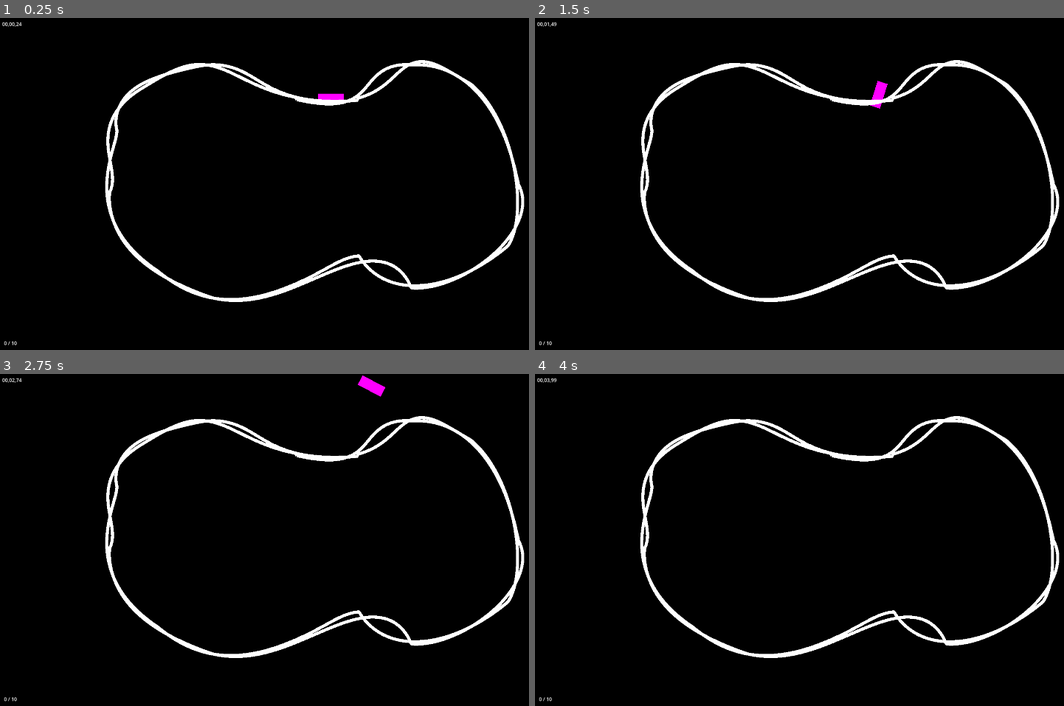
Above: before the commit, frames 1-4 (two rows, left to right).
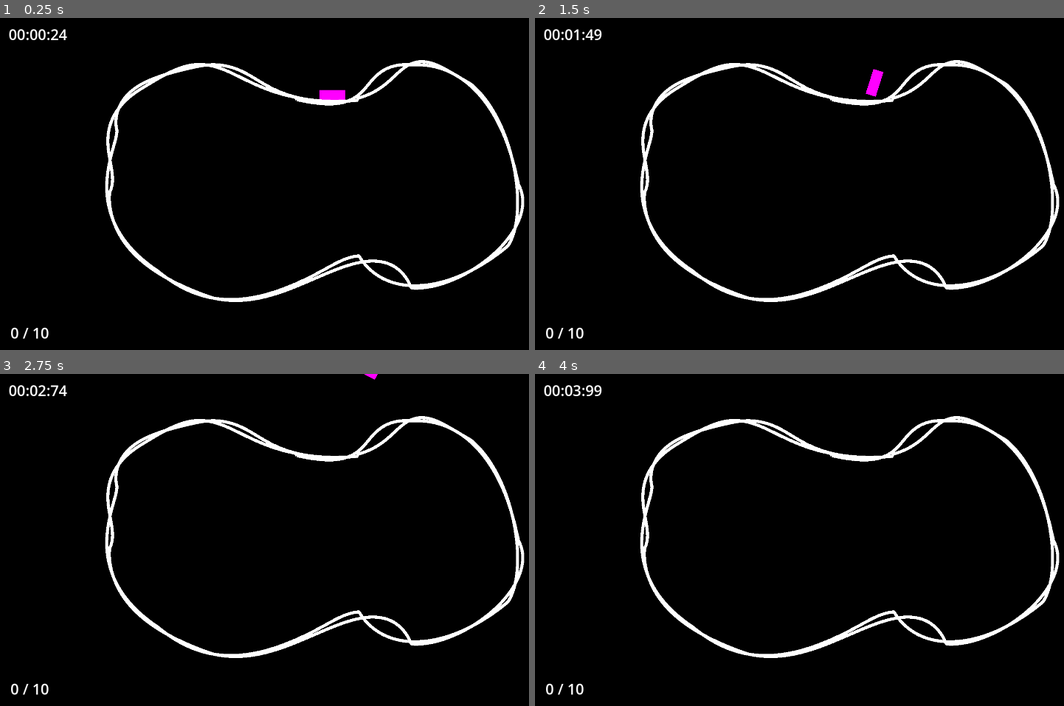
Above: after the commit, the same moments.

Repository: Timjb4235/three-brothers
Game: Godot game, scene res://scenes/main.tscn
Same seed, same stepped clock (60 frames per second), same inputs: the game is played once before the commit and once after it.
Inputs:
- Up to frame 1 (0.25 s): no input
- Up to frame 2 (1.5 s): hold Right (right) 0.53-1.28 s; hold Down (down) from 1.28 s (still down)
- Up to frame 3 (2.75 s): release Down (down) at 2.03 s; hold Right (right) from 2.03 s (still down)
- Up to frame 4 (4 s): release Right (right) at 2.78 s; hold Up (up) 2.78-3.53 s; hold A (left) from 3.53 s (still down)

The runs differ from the first frame. In frame 1, 0.4% of the frame differs, in the area x 0-66%, y 1-99%; in frame 2, 0.6%, in the area x 0-67%, y 1-99%; in frame 3, 0.5%; in frame 4, 0.3%.

Commit message:
Improve fonts; fix player collider

Diff:
--- a/scenes/gui.tscn
+++ b/scenes/gui.tscn
@@ -1,9 +1,13 @@
-[gd_scene load_steps=4 format=3 uid="uid://dkxa5avk0dlur"]
+[gd_scene load_steps=5 format=3 uid="uid://dkxa5avk0dlur"]
 
 [ext_resource type="Script" path="res://scripts/laptimer.gd" id="1_ltvdl"]
 [ext_resource type="Script" path="res://scripts/lapcounter.gd" id="2_18tb1"]
 
 [sub_resource type="LabelSettings" id="LabelSettings_afb7h"]
+font_size = 48
+
+[sub_resource type="LabelSettings" id="LabelSettings_ylyht"]
+font_size = 48
 
 [node name="GUI" type="Control"]
 layout_mode = 3
@@ -13,19 +17,22 @@
 
 [node name="LapTimer" type="Label" parent="."]
 layout_mode = 0
-offset_left = 7.0
-offset_top = 8.0
-offset_right = 53.0
-offset_bottom = 31.0
+offset_left = 28.0
+offset_top = 20.0
+offset_right = 405.0
+offset_bottom = 192.0
+text = "00:00:00"
 label_settings = SubResource("LabelSettings_afb7h")
-horizontal_alignment = 2
 script = ExtResource("1_ltvdl")
 
 [node name="LapCounter" type="Label" parent="."]
 layout_mode = 0
-offset_left = 13.0
-offset_top = 1006.0
-offset_right = 135.0
-offset_bottom = 1069.0
+offset_left = 34.0
+offset_top = 929.0
+offset_right = 328.0
+offset_bottom = 1058.0
+theme_override_font_sizes/font_size = 72
+text = "0 / 10"
+label_settings = SubResource("LabelSettings_ylyht")
 vertical_alignment = 2
 script = ExtResource("2_18tb1")
--- a/scenes/player.tscn
+++ b/scenes/player.tscn
@@ -1,15 +1,15 @@
-[gd_scene load_steps=4 format=3 uid="uid://buvcruwwghpbq"]
+[gd_scene load_steps=5 format=3 uid="uid://buvcruwwghpbq"]
 
 [ext_resource type="Script" path="res://scripts/player.gd" id="1_h2hqr"]
-[ext_resource type="PackedScene" path="res://scenes/acceleration_particles.tscn" id="2_f4bbw"]
+[ext_resource type="PackedScene" uid="uid://b3433rfmiu4wf" path="res://scenes/acceleration_particles.tscn" id="2_f4bbw"]
 
 [sub_resource type="PlaceholderTexture2D" id="PlaceholderTexture2D_0ni0u"]
 
+[sub_resource type="RectangleShape2D" id="RectangleShape2D_ffh1g"]
+size = Vector2(84, 34)
+
 [node name="Player" type="CharacterBody2D"]
 script = ExtResource("1_h2hqr")
-
-[node name="CollisionBody" type="CollisionPolygon2D" parent="."]
-polygon = PackedVector2Array(14, -5, -10, -5, -11, 4, 14, 5)
 
 [node name="Sprite" type="Sprite2D" parent="."]
 position = Vector2(0, -9.53674e-07)
@@ -19,3 +19,6 @@
 [node name="AccelerationParticles" parent="." instance=ExtResource("2_f4bbw")]
 z_index = -1
 position = Vector2(-43, 0)
+
+[node name="CollisionShape2D" type="CollisionShape2D" parent="."]
+shape = SubResource("RectangleShape2D_ffh1g")
--- a/scripts/laptimer.gd
+++ b/scripts/laptimer.gd
@@ -4,16 +4,12 @@
 var seconds = 0.0
 var milliseconds = 0.0
 
-
-# Called when the node enters the scene tree for the first time.
 func _ready():
 	pass
 
-
-# Called every frame. 'delta' is the elapsed time since the previous frame.
-func _process(delta):
+func _physics_process(delta):
 	gametime += delta
 	minutes = gametime / 60
 	seconds = fmod(gametime,60)
 	milliseconds = fmod(gametime,1)*100
-	text = str("%02d,%02d,%02d") % [minutes,seconds,milliseconds]
+	text = str("%02d:%02d:%02d") % [minutes,seconds,milliseconds]
